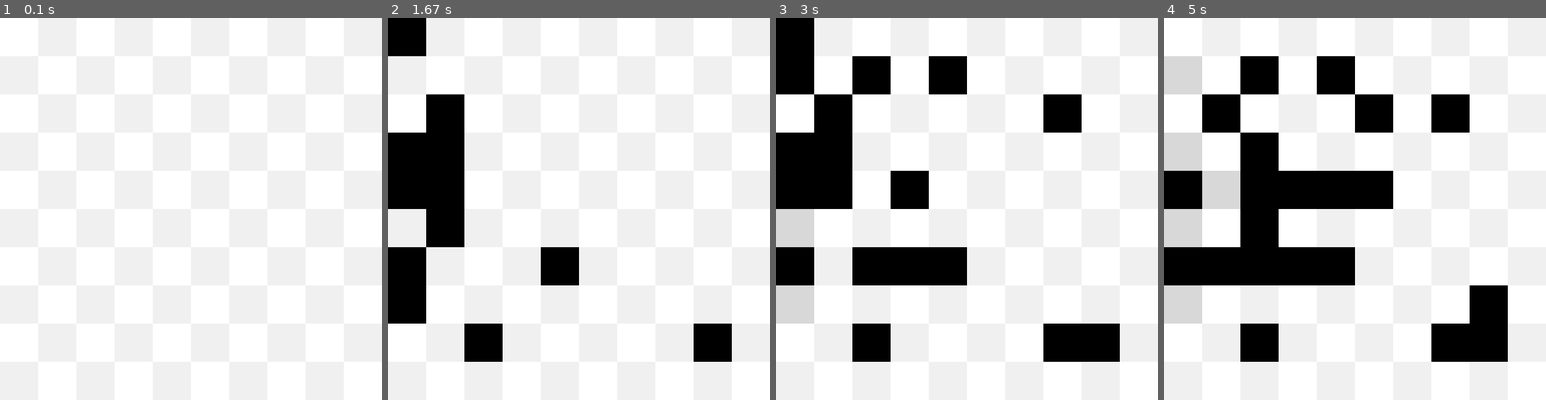
Above: before the commit, frames 1-4 (left to right).
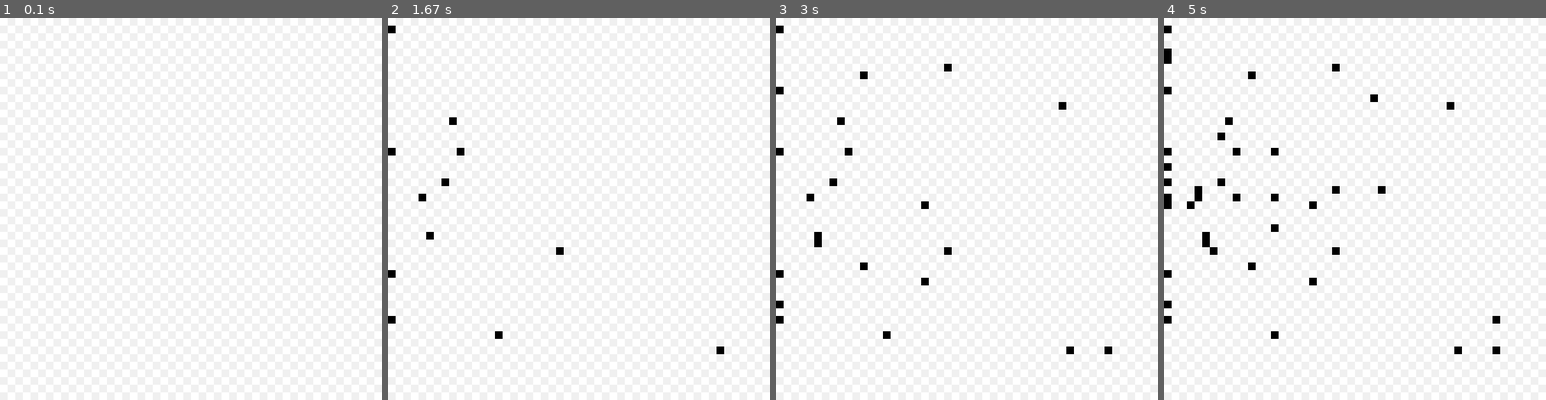
Above: after the commit, the same moments.

Repository: DylWithlt/py-game_a-star_project
Game: pygame game, started from src/main.py
Same seed, same stepped clock (60 frames per second), same inputs: the game is played once before the commit and once after it.
Inputs (mouse positions are in pixels of both pictures, inside the frame that each line leads up to):
- Up to frame 1 (0.1 s): no input
- Up to frame 2 (1.67 s): press the mouse at (391, 319) at 0.37 s; move the mouse to (426, 235) at 0.47 s; release the mouse at (460, 151) at 0.6 s; press the mouse at (391, 273) at 0.7 s; move the mouse to (422, 197) at 0.8 s; release the mouse at (449, 117) at 0.93 s; press the mouse at (391, 151) at 1.03 s; move the mouse to (556, 251) at 1.13 s; release the mouse at (724, 354) at 1.27 s; press the mouse at (391, 29) at 1.37 s; move the mouse to (445, 182) at 1.47 s; release the mouse at (494, 331) at 1.6 s
- Up to frame 3 (3 s): press the mouse at (779, 220) at 1.7 s; move the mouse to (821, 243) at 1.8 s; release the mouse at (860, 270) at 1.93 s; press the mouse at (779, 220) at 2.03 s; move the mouse to (924, 281) at 2.13 s; release the mouse at (1073, 346) at 2.27 s; press the mouse at (779, 90) at 2.37 s; move the mouse to (863, 79) at 2.47 s; release the mouse at (947, 67) at 2.6 s; press the mouse at (779, 304) at 2.7 s; move the mouse to (921, 205) at 2.8 s; release the mouse at (1062, 102) at 2.93 s
- Up to frame 4 (5 s): press the mouse at (1167, 205) at 3.03 s; move the mouse to (1274, 193) at 3.13 s; release the mouse at (1385, 186) at 3.27 s; press the mouse at (1167, 52) at 3.37 s; move the mouse to (1221, 140) at 3.47 s; release the mouse at (1274, 224) at 3.6 s; press the mouse at (1167, 197) at 3.7 s; move the mouse to (1270, 147) at 3.8 s; release the mouse at (1374, 102) at 3.93 s; press the mouse at (1167, 166) at 4.03 s; move the mouse to (1190, 209) at 4.13 s; release the mouse at (1217, 247) at 4.27 s; press the mouse at (1167, 182) at 4.37 s; move the mouse to (1202, 189) at 4.47 s; release the mouse at (1232, 201) at 4.6 s; press the mouse at (1167, 60) at 4.7 s; move the mouse to (1332, 189) at 4.8 s; release the mouse at (1496, 319) at 4.93 s

The runs differ from the first frame. In frame 2, 12% of the frame differs, in the area x 0-90%, y 0-90%; in frame 3, 18%; in frame 4, 23%, in the area x 0-90%, y 2-90%.

Commit message:
Added GRID_X GRID_Y const support again.

Diff:
--- a/src/main.py
+++ b/src/main.py
@@ -2,7 +2,7 @@
 
 from board import Grid
 from a_star import ASTAR
-from constants import DEBUG_MODE, WHITE, BLACK, SCREEN_SIZE, GREEN, RED, FPS
+from constants import DEBUG_MODE, WHITE, BLACK, SCREEN_SIZE, GREEN, RED, FPS, GRID_X, GRID_Y
 
 # Initialize pygame, create window.
 pygame.init()
@@ -41,7 +41,7 @@
 
 
 def main():
-    grid = Grid(10, 10, SCREEN_SIZE)
+    grid = Grid(GRID_X, GRID_Y, SCREEN_SIZE)
     grid.build_grid()
 
     a_star = None
